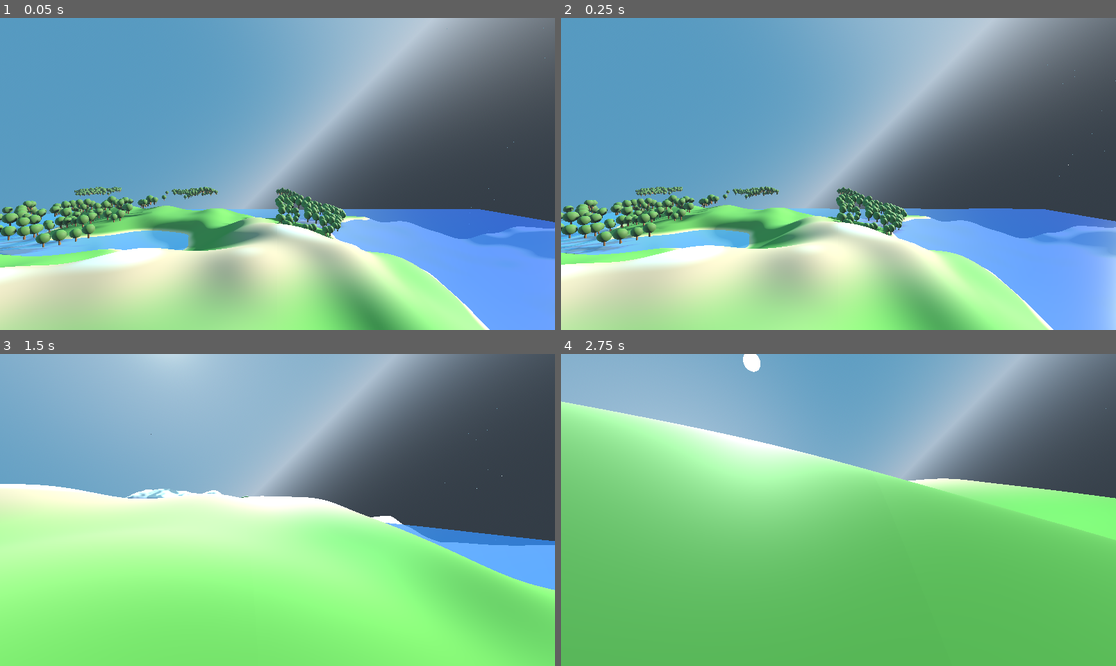
Above: before the commit, frames 1-4 (two rows, left to right).
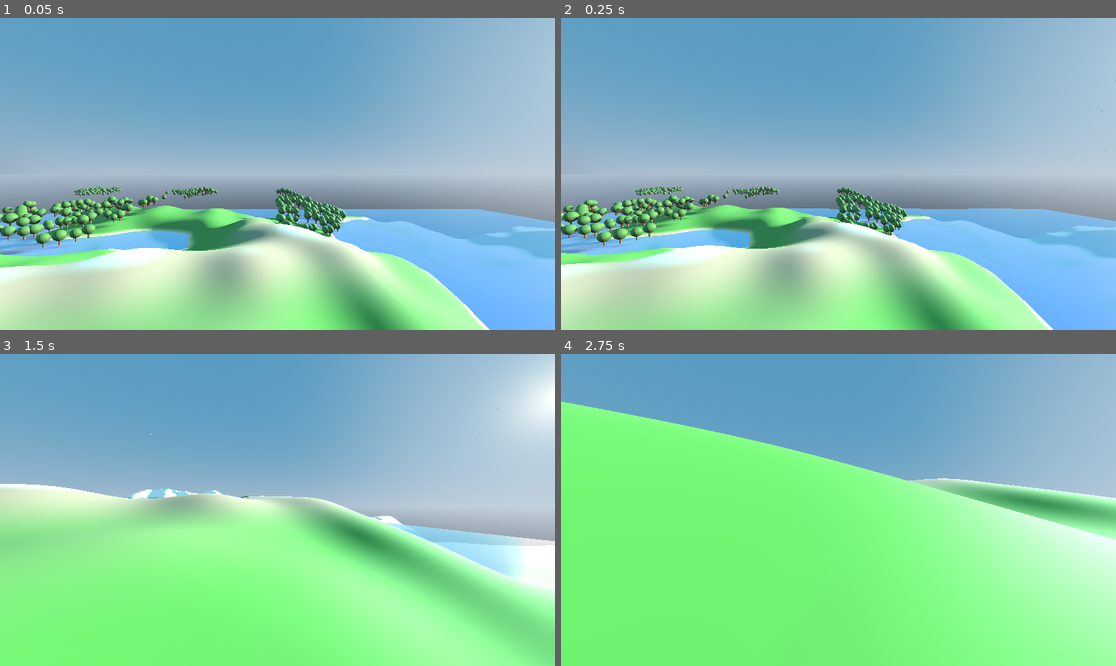
Above: after the commit, the same moments.

Repository: nialljmiller/WonkyLands
Game: Godot game, scene res://terrain_generator.tscn
Two runs of this game, one before a commit and one after it. Both use one fixed random seed, a clock stepped at 60 frames per second and the inputs below.
Inputs (mouse positions are in pixels of both pictures, inside the frame that each line leads up to):
- Up to frame 1 (0.05 s): no input
- Up to frame 2 (0.25 s): no input
- Up to frame 3 (1.5 s): tap Enter (ui_accept) at 0.5, 0.77 s; move the mouse to (305, 510) at 0.52 s; hold Up (ui_up) from 0.53 s (still down); move the mouse to (249, 510) at 1.27 s
- Up to frame 4 (2.75 s): keep holding Up (ui_up); tap Enter (ui_accept) at 1.52 s; move the mouse to (849, 503) at 2.02 s

The runs differ from the first frame. In frame 1, 50% of the frame differs, in the area x 0-100%, y 0-98%; in frame 2, 54%; in frame 3, 70%; in frame 4, 92%, in the area x 0-100%, y 0-100%.

Commit message:
auto update

Diff:
--- a/AstronomicalSystem.gd
+++ b/AstronomicalSystem.gd
@@ -163,7 +163,8 @@
 	environment.fog_sky_affect = 0.5
 
 	# Configure sky for night/day transition
-	environment.sky_rotation = Vector3(0, 0, deg_to_rad(90 - latitude))
+	#environment.sky_rotation = Vector3(0, 0, deg_to_rad(90 - latitude))
+	environment.sky_rotation = Vector3(0, 0, 0)  # Reset sky rotation to default
 
 func create_sun():
 	# Create sun light
@@ -511,8 +512,7 @@
 	var sky_material = sky_environment.environment.sky.sky_material
 
 	# Calculate day/night transition factor based on sun altitude
-	var day_night_factor = clamp((sin(sun_altitude) + 0.15) / 0.3, 0.0, 1.0)
-
+	var day_night_factor = smoothstep(-0.1, 0.12, sin(sun_altitude))  # Smoother transition
 	# Sunset/sunrise factor (strongest when sun is near horizon)
 	var sunset_factor = 1.0 - abs(day_night_factor * 2.0 - 1.0)
 	sunset_factor *= sunset_factor  # Square for faster falloff
--- a/TerrainGenerator.gd
+++ b/TerrainGenerator.gd
@@ -20,7 +20,7 @@
 
 # Astronomical system settings
 @export var enable_astronomical_system: bool = true
-@export var day_length: float = 1200.0  # Seconds per full day cycle
+@export var day_length: float = 360000.0  # Seconds per full day cycle
 @export var start_time: float = 8.0  # Starting hour (24-hour format)
 var astronomical_system = null
 
